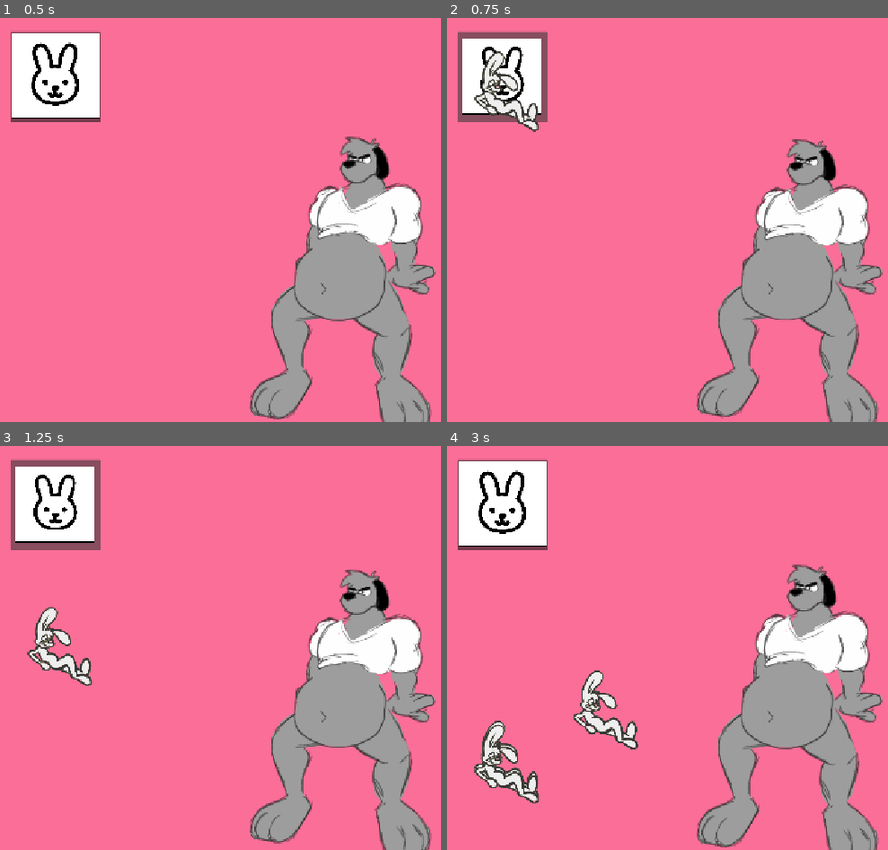
Above: before the commit, frames 1-4 (two rows, left to right).
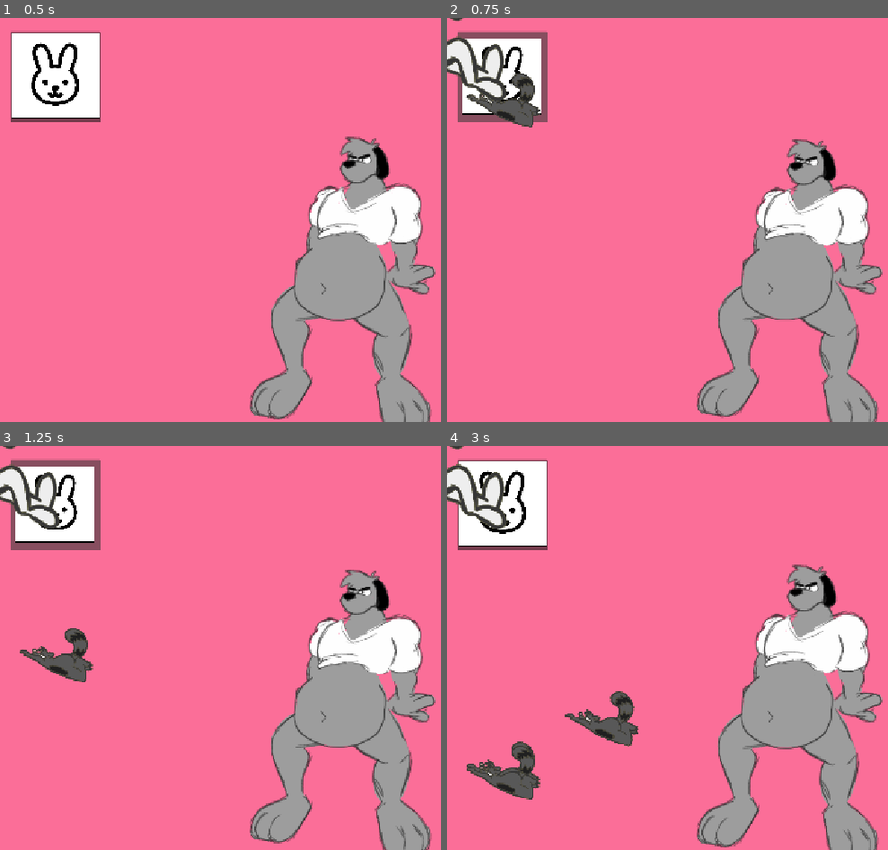
Above: after the commit, the same moments.

Repository: HellsStudios/character_feeder
Game: Godot game, scene res://scenes/main.tscn
Two runs of this game, one before a commit and one after it. Both use one fixed random seed, a clock stepped at 60 frames per second and the inputs below.
Inputs (mouse positions are in pixels of both pictures, inside the frame that each line leads up to):
- Up to frame 1 (0.5 s): no input
- Up to frame 2 (0.75 s): click (504, 78) at 0.5 s
- Up to frame 3 (1.25 s): no input
- Up to frame 4 (3 s): click (504, 506) at 1.25 s; click (504, 506) at 2 s; drag from (508, 757) to (804, 607) at 2.77 s

Frame 1 is identical in both runs. In frame 2, 1.9% of the frame differs, in the area x 0-22%, y 0-29%; in frame 3, 2.4%; in frame 4, 4.0%, in the area x 0-44%, y 0-89%.

Commit message:
Controller to handle frames/animations for edibles

Diff:
--- a/scenes/edible.gd
+++ b/scenes/edible.gd
@@ -1,12 +1,15 @@
 extends RigidBody2D
 
 signal eaten
+
+@onready var edible_frame_controller = $EdibleFrameController
 
 var dragging := false
 var drag_offset := Vector2.ZERO
 
 func _ready():
 	freeze_mode = RigidBody2D.FREEZE_MODE_KINEMATIC
+	edible_frame_controller.choose_frame(1)
 
 
 func _input_event(viewport, event, shape_idx):
--- a/scenes/edible.tscn
+++ b/scenes/edible.tscn
@@ -2,6 +2,7 @@
 
 [ext_resource type="Texture2D" uid="uid://c1kq3kxd1d1yd" path="res://assets/prey_spritesheet.png" id="1_fpjhs"]
 [ext_resource type="Script" uid="uid://broelvwtw4q03" path="res://scenes/edible.gd" id="1_ycm2a"]
+[ext_resource type="PackedScene" uid="uid://dp1ck8qb8jav7" path="res://scenes/edible_frame_controller.tscn" id="3_2kcqm"]
 
 [sub_resource type="CircleShape2D" id="CircleShape2D_nxlau"]
 radius = 87.20665
@@ -31,5 +32,8 @@
 shape = SubResource("CircleShape2D_7d04f")
 debug_color = Color(0.7176471, 0.42745098, 0.5882353, 0.41960785)
 
+[node name="EdibleFrameController" parent="." unique_id=365543765 node_paths=PackedStringArray("sprite") instance=ExtResource("3_2kcqm")]
+sprite = NodePath("../Sprite2D")
+
 [connection signal="area_entered" from="EatenHurtbox" to="." method="_on_eaten_hurtbox_area_entered"]
 [connection signal="body_entered" from="EatenHurtbox" to="." method="_on_eaten_hurtbox_body_entered"]
--- /dev/null
+++ b/scenes/edible_frame_controller.gd
@@ -0,0 +1,7 @@
+extends Node
+
+@export var sprite : Sprite2D
+
+
+func choose_frame(frame : int):
+	sprite.frame = frame
--- /dev/null
+++ b/scenes/edible_frame_controller.tscn
@@ -0,0 +1,12 @@
+[gd_scene format=3 uid="uid://dp1ck8qb8jav7"]
+
+[ext_resource type="Script" uid="uid://bedde6iu5hyiv" path="res://scenes/edible_frame_controller.gd" id="1_kwjoo"]
+[ext_resource type="Texture2D" uid="uid://c1kq3kxd1d1yd" path="res://assets/prey_spritesheet.png" id="2_dg1my"]
+
+[node name="EdibleFrameController" type="Node" unique_id=365543765]
+script = ExtResource("1_kwjoo")
+
+[node name="Sprite2D" type="Sprite2D" parent="." unique_id=2031992487]
+texture = ExtResource("2_dg1my")
+hframes = 3
+vframes = 5
Not shown, added: scenes/edible_frame_controller.gd.uid
